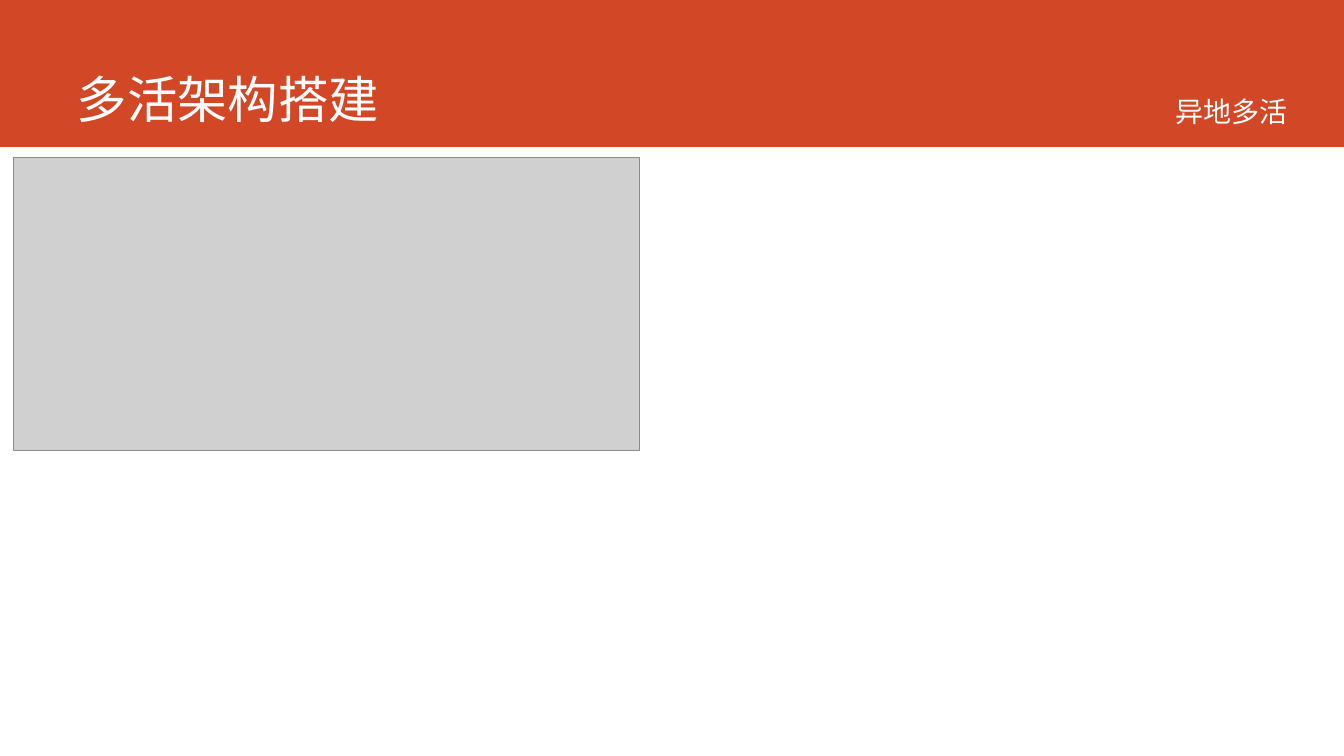
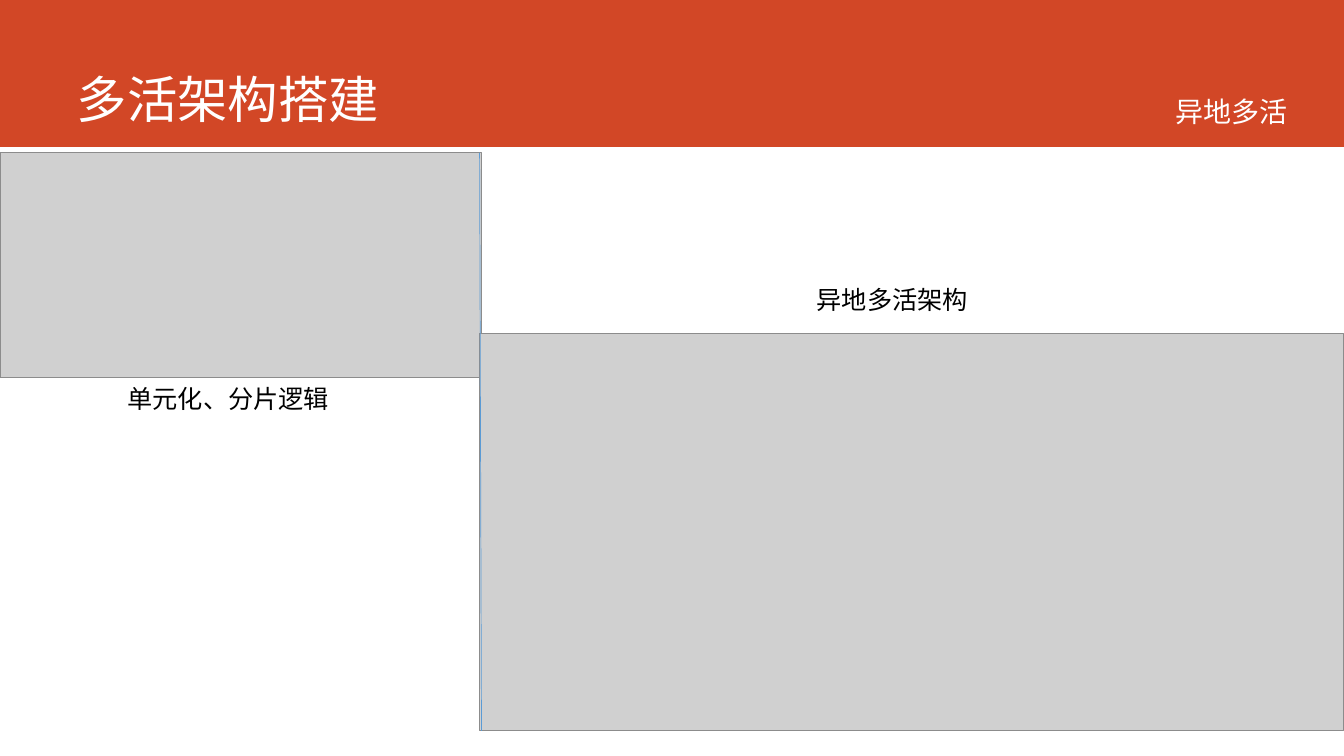
Before and after one commit to printfcoder/printfcoder, a slide deck: slide 6 of job/me/个人介绍.pptx. Drawn at 1344x756 pixels with LibreOffice and Linux fonts; fonts in the diff are those of the drawing; grey boxes stand for pictures. Boxes give left, top, right and bottom in pixels: in the first picture for what was removed or moved away, otherwise in the second. Text is boxed around its words. In the diff, an @@ line names an element or a change of style, - is before the commit and + after.

Commit message:
ppt

```diff
--- a/job/me/个人介绍.pptx
+++ b/job/me/个人介绍.pptx
@@ picture resized from (x1=13, y1=157, x2=639, y2=450) to (x1=0, y1=153, x2=482, y2=378) @@
@@ line added from (480, 153) to (482, 731), #5B9BD5 0.5 pt @@
@@ text added at (x1=817, y1=287, x2=968, y2=311), 18 pt, text #000000 @@
+异地多活架构
@@ picture added at (x1=480, y1=334, x2=1344, y2=731) @@
@@ text added at (x1=128, y1=387, x2=330, y2=410), 18 pt, text #000000 @@
+单元化、分片逻辑
```
Also in this commit, not shown: 1 other slide changed, 1 other file.
